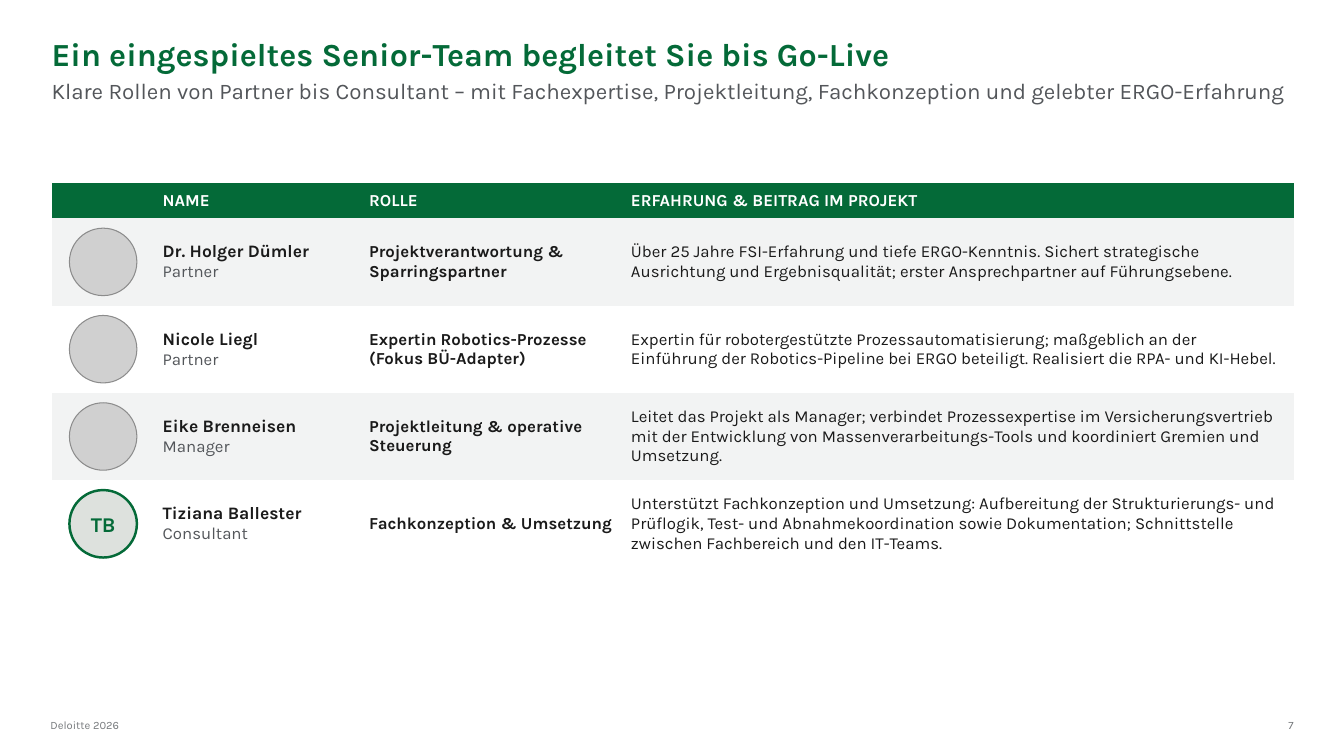
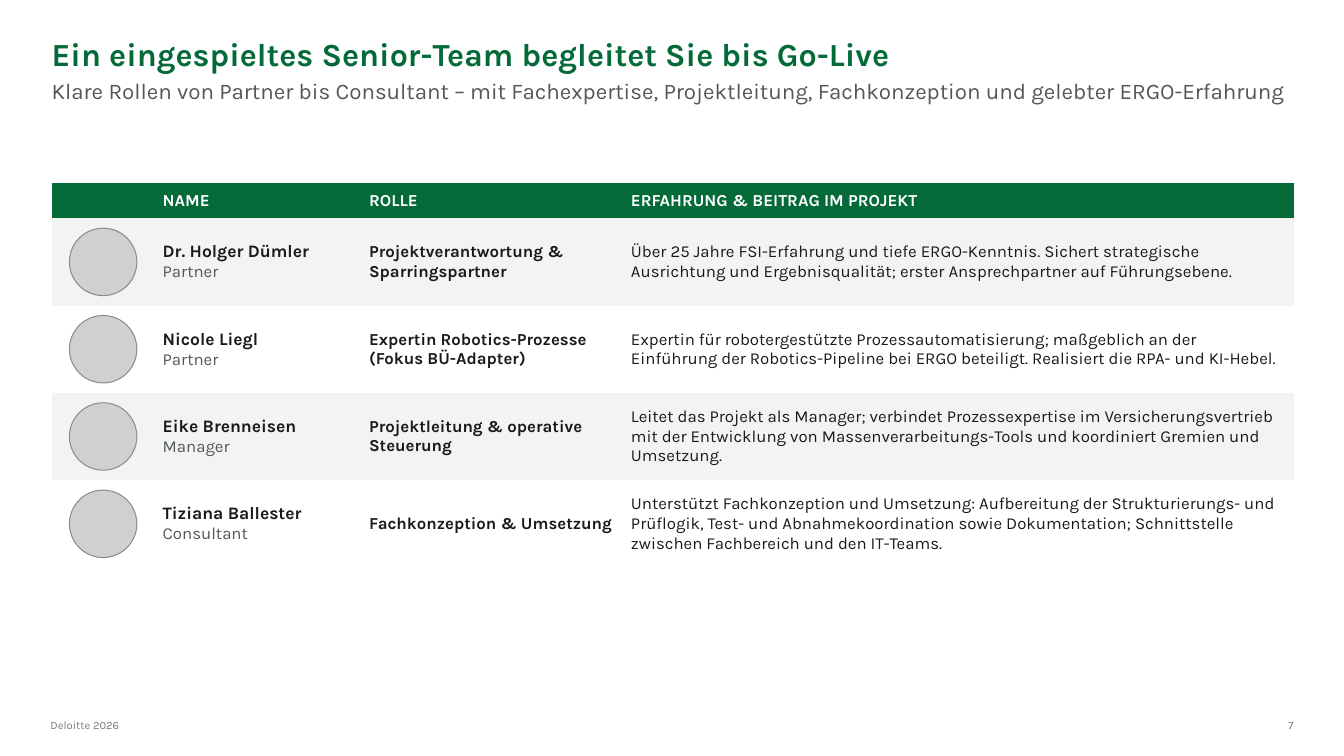
Before and after one commit to brenneisen-e/01_ki-arbeitsplatz, a slide deck: slide 7 of Bestandsuebertragung/kontextdokumente/20260702_ERGO_HR Sales_Makler meets KI_Angebot Deloitte_vworking.pptx. Drawn at 1344x756 pixels with LibreOffice and Linux fonts; fonts in the diff are those of the drawing; grey boxes stand for pictures. Boxes give left, top, right and bottom in pixels: in the first picture for what was removed or moved away, otherwise in the second. Text is boxed around its words. In the diff, an @@ line names an element or a change of style, - is before the commit and + after.

```diff
--- a/Bestandsuebertragung/kontextdokumente/20260702_ERGO_HR Sales_Makler meets KI_Angebot Deloitte_vworking.pptx
+++ b/Bestandsuebertragung/kontextdokumente/20260702_ERGO_HR Sales_Makler meets KI_Angebot Deloitte_vworking.pptx
@@ ellipse removed at bbox=[70, 490, 137, 558] @@
-TB
@@ picture added at bbox=[70, 490, 137, 558] @@
```
Also in this commit, not shown: 5 other slides changed.
